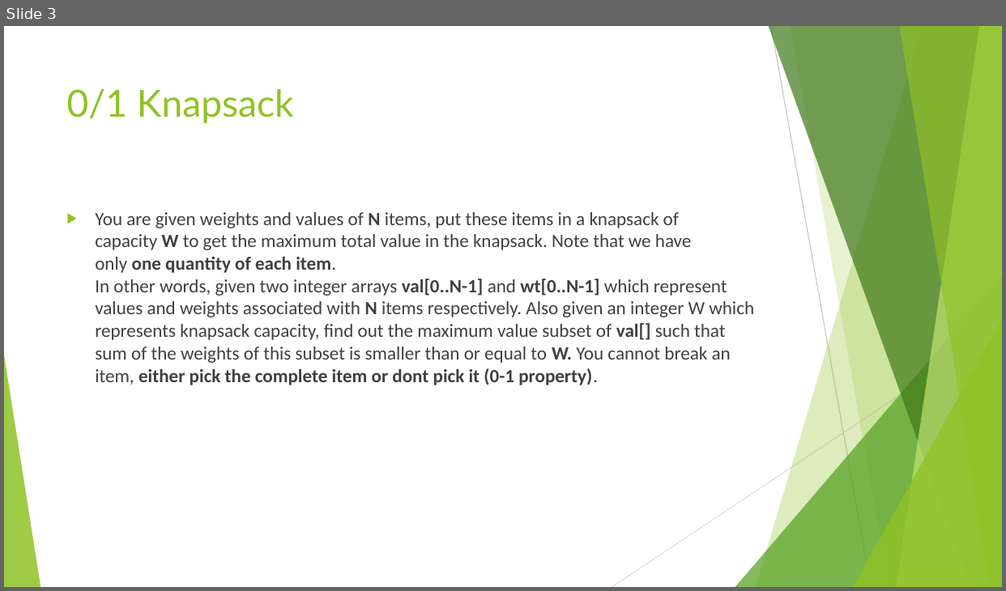
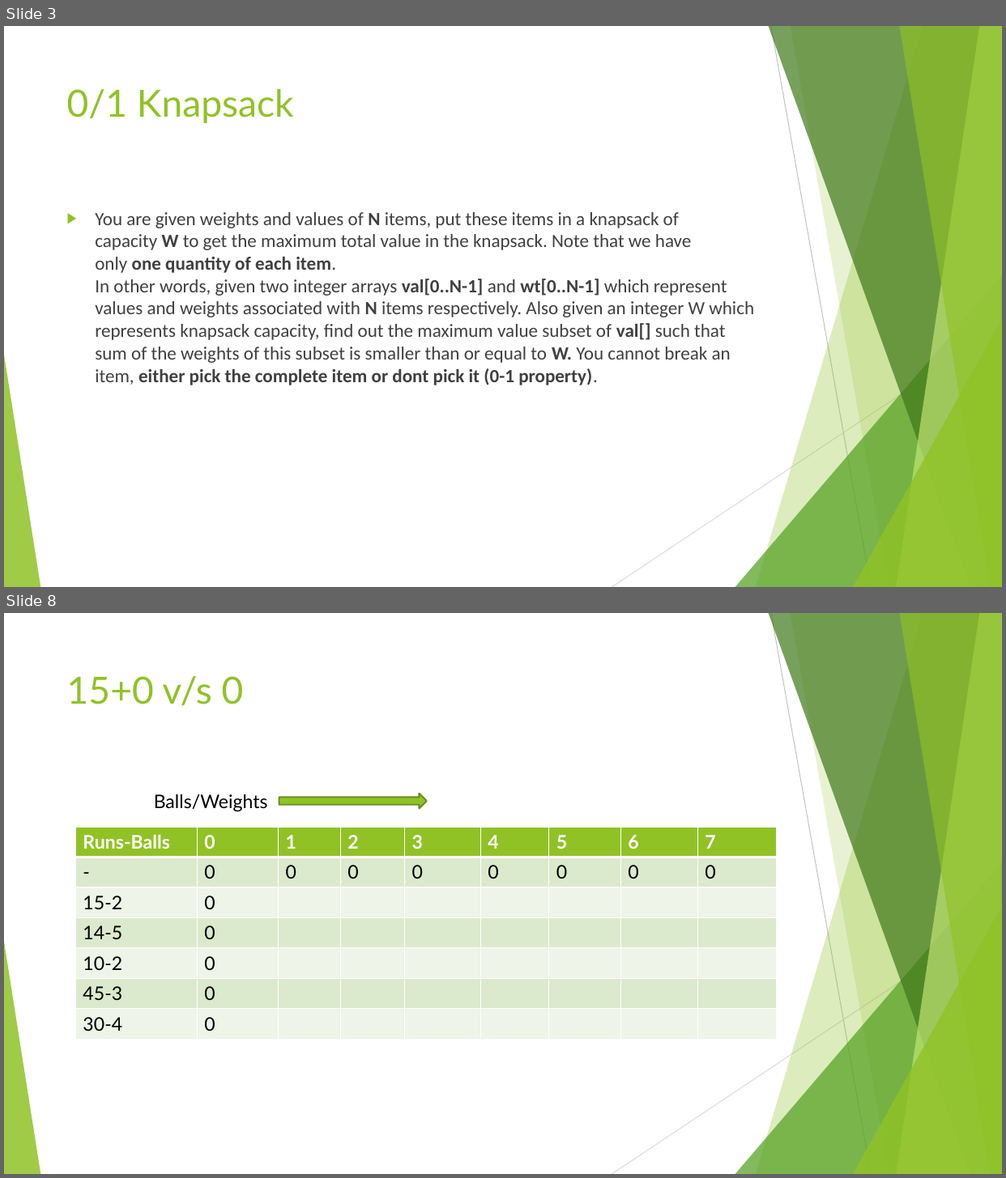
Before and after one commit to sarthaknandwani/ppt_allied_dp, a slide deck: DYNAMIC PROGRAMMING.pptx. Shown one above the other, each under a label of ours: slide 3 before the commit, slides 3 and 8 after it; the slides between them are not shown. The pictures are 1006x591 and 1006x1178 pixels, drawn with LibreOffice and Linux fonts; fonts in the diff are those of the drawing. Boxes give left, top, right and bottom in pixels: in the first picture for what was removed or moved away, otherwise in the second. Text is boxed around its words. In the diff, an @@ line names an element or a change of style, - is before the commit and + after.

```diff
--- a/DYNAMIC PROGRAMMING.pptx
+++ b/DYNAMIC PROGRAMMING.pptx
@@ slide 8 added at (x1=4, y1=613, x2=1002, y2=1174), background #FFFFFF; not listed: 10 template elements that a slide beside it also shows @@
@@ title added at (x1=67, y1=676, x2=244, y2=705), 36 pt, text #90C226 @@
+15+0 v/s 0
@@ text added at (x1=154, y1=794, x2=268, y2=812), 18 pt, text #000000 @@
+Balls/Weights
@@ right arrow added at (x1=279, y1=794, x2=427, y2=808), fill #90C226, outline #6B901C 1.5 pt @@
@@ table added at (x1=75, y1=827, x2=777, y2=1040), 7 rows, 9 columns @@
+Runs-Balls | 0 | 1 | 2 | 3 | 4 | 5 | 6 | 7
+- | 0 | 0 | 0 | 0 | 0 | 0 | 0 | 0
+15-2 | 0 |  |  |  |  |  |  | 
+14-5 | 0 |  |  |  |  |  |  | 
+10-2 | 0 |  |  |  |  |  |  | 
+45-3 | 0 |  |  |  |  |  |  | 
+30-4 | 0 |  |  |  |  |  |  | 
```
Also in this commit, not shown: 1 slide changed, 8 other slides added.
